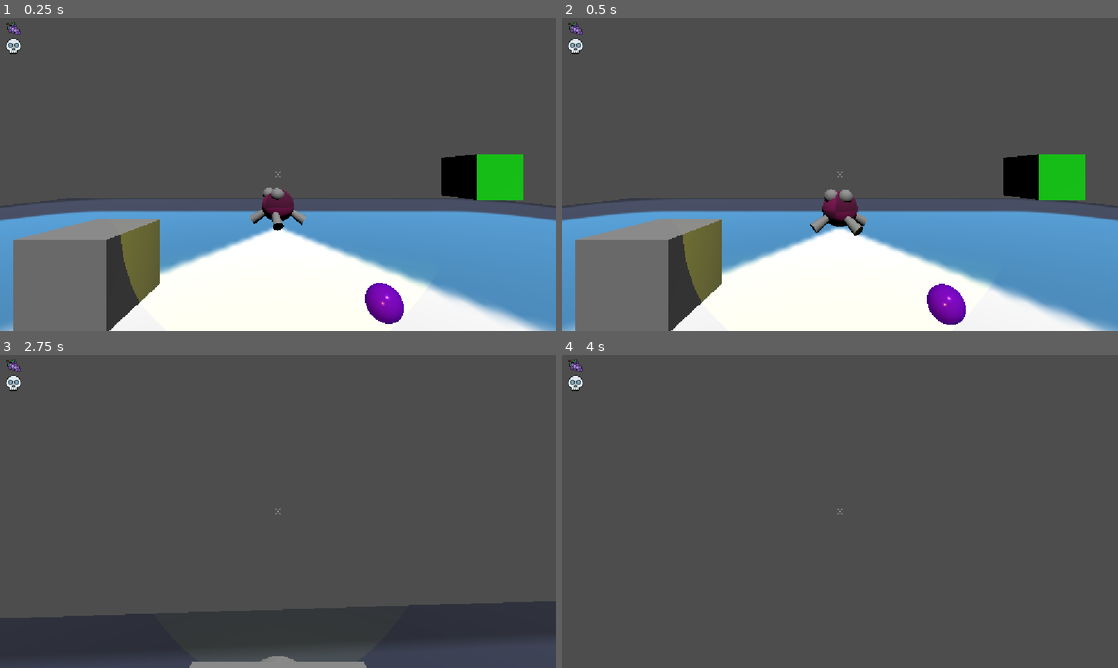
Above: before the commit, frames 1-4 (two rows, left to right).
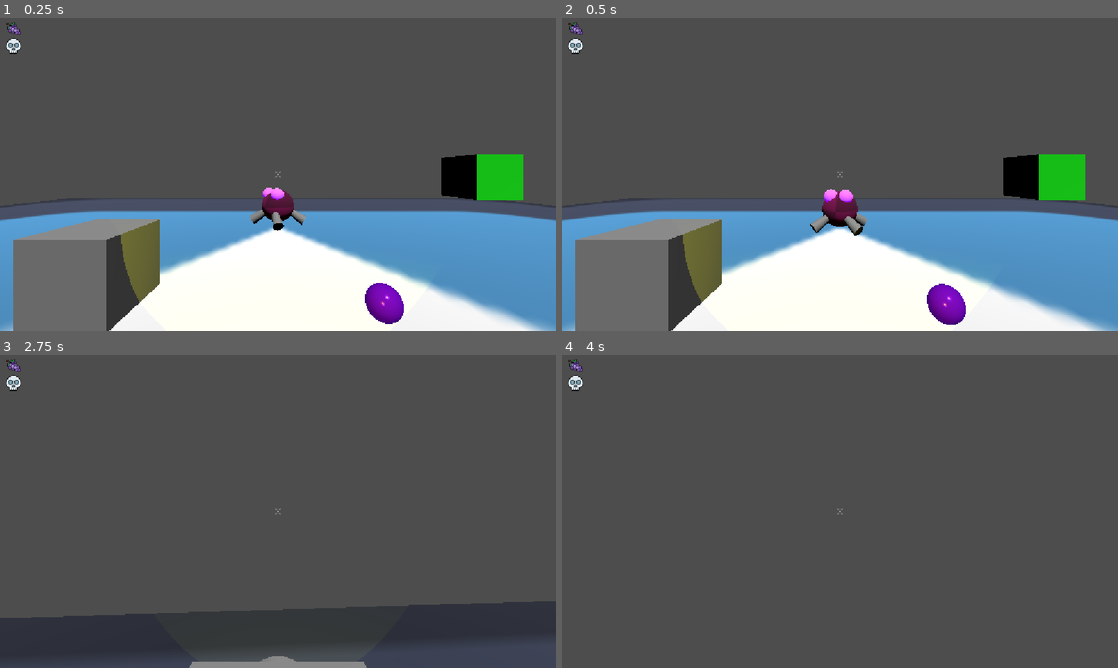
Above: after the commit, the same moments.

Repository: BrokHoly/spark-them-all
Game: Godot game, scene res://levels/sand_box.tscn
The game is run twice, just before and just after one commit, with the same random seed, the same clock (stepped at 60 frames per second) and the same inputs. The engine's default icon, where the game draws it, is replaced by a stand-in: a white triangle on a blue panel in a dark square.
Inputs (mouse positions are in pixels of both pictures, inside the frame that each line leads up to):
- Up to frame 1 (0.25 s): no input
- Up to frame 2 (0.5 s): no input
- Up to frame 3 (2.75 s): move the mouse to (305, 511) at 0.52 s; press the mouse at (305, 511) at 0.53 s; hold W (move_forward) from 0.53 s (still down); tap Space (jump) at 0.77, 1.52 s; move the mouse to (250, 511) at 1.27 s; release the mouse at (250, 511) at 1.28 s; tap F (interact) at 1.35 s; move the mouse to (289, 505) at 2.02 s; hold Ctrl (sprint) from 2.03 s (still down)
- Up to frame 4 (4 s): keep holding W (move_forward); move the mouse to (834, 517) at 2.77 s; release Ctrl (sprint) at 2.78 s; click (834, 517) at 2.85 s; tap Space (jump) at 3.02, 3.77 s; tap Enter at 3.5 s; move the mouse to (878, 514) at 3.52 s; hold F (interact) from 3.53 s (still down)

The runs differ from the first frame. In frame 1, 0.1% of the frame differs, in the area x 47-70%, y 54-92%; in frame 2, 0.1%, in the area x 47-70%, y 54-93%; in frame 3, less than 0.1%; in frame 4, nothing differs.

Commit message:
cave generated + mood

Diff:
--- a/characters/enemies/boular/boular.tscn
+++ b/characters/enemies/boular/boular.tscn
@@ -5,6 +5,9 @@
 
 [sub_resource type="StandardMaterial3D" id="StandardMaterial3D_pxy76"]
 albedo_texture = ExtResource("1_2pe26")
+emission_enabled = true
+emission = Color(0.6039216, 0, 0, 1)
+emission_energy_multiplier = 0.1
 
 [sub_resource type="SphereMesh" id="SphereMesh_fwgws"]
 
@@ -12,6 +15,11 @@
 top_radius = 0.1
 bottom_radius = 0.15
 height = 0.5
+
+[sub_resource type="StandardMaterial3D" id="StandardMaterial3D_fwgws"]
+albedo_color = Color(1, 0.5372549, 1, 1)
+emission_enabled = true
+emission = Color(0.6117647, 0, 1, 1)
 
 [sub_resource type="SphereMesh" id="SphereMesh_2pe26"]
 radius = 0.2
@@ -50,10 +58,12 @@
 
 [node name="EyeL" type="MeshInstance3D" parent="BodyMesh" unique_id=352968458]
 transform = Transform3D(1, 0, 0, 0, 1, 0, 0, 0, 1, -0.19907331, 0.95804226, -0.19861281)
+material_override = SubResource("StandardMaterial3D_fwgws")
 mesh = SubResource("SphereMesh_2pe26")
 
 [node name="EyeR" type="MeshInstance3D" parent="BodyMesh" unique_id=1814278732]
 transform = Transform3D(1, 0, 0, 0, 1, 0, 0, 0, 1, 0.199, 0.958, -0.199)
+material_override = SubResource("StandardMaterial3D_fwgws")
 mesh = SubResource("SphereMesh_2pe26")
 
 [node name="CollisionShape3D" type="CollisionShape3D" parent="." unique_id=25391629]
--- a/characters/player/player.tscn
+++ b/characters/player/player.tscn
@@ -101,4 +101,10 @@
 
 [node name="DevControls" parent="." unique_id=1168557151 instance=ExtResource("5_ixbpm")]
 
+[node name="OmniLight3D" type="OmniLight3D" parent="." unique_id=1370380067]
+transform = Transform3D(1, 0, 0, 0, 1, 0, 0, 0, 1, 0, 1, 0)
+light_color = Color(0.5251013, 0.5251013, 0.5251013, 1)
+omni_range = 3.0
+omni_attenuation = 0.5
+
 [connection signal="dev_quit" from="Hud" to="DevControls" method="_on_hud_dev_quit"]
--- a/levels/cave_level.gd
+++ b/levels/cave_level.gd
@@ -1,17 +1,22 @@
 extends Node3D
-
 
 var CAVE_LEVEL = 0
 
-var total_enemies
+var total_enemies: int = 0
 var enemies_killed: int = 0
 
 var spawning = false
+
+@onready var nav_region: NavigationRegion3D = $NavigationRegion3D
+@onready var terrain: Node3D = $Terrain
 
 #Later, repalce that with a log calculation in calc_total_enemies().
 const ENEMIES_BY_LEVELS = [20, 40, 80]
 
 func _ready():
+	terrain.generate_terrain()
+	await get_tree().process_frame
+	nav_region.bake_navigation_mesh()
 	calc_total_enemies()
 	#When spawning an ennemy, do not forget to add it the _on-enemy_killed signal.
 	#ennemy.killed.connect(_on_enemy_killed)
@@ -27,11 +32,7 @@
 
 func _complete_level():
 	print("LEVEL COMPLETE!")
-	# Here you can:
-	# 1. Notify GameManager
-	# 2. Spawn the trampoline / portal
-	# 3. Play animation or sound
-
+	# Spawn the trampoline / portal
 
 func calc_total_enemies():
 	total_enemies = ENEMIES_BY_LEVELS[clamp(CAVE_LEVEL,1,3)-1]
--- a/levels/cave_level.tscn
+++ b/levels/cave_level.tscn
@@ -1,11 +1,48 @@
 [gd_scene format=3 uid="uid://hfd1iac048ca"]
 
-[ext_resource type="Script" path="res://levels/cave_level.gd" id="1_24gdw"]
+[ext_resource type="Script" uid="uid://couqw1sdcn8r5" path="res://levels/cave_level.gd" id="1_24gdw"]
+[ext_resource type="Script" uid="uid://cq2whxd1plk5e" path="res://levels/terrain.gd" id="2_uydmx"]
+[ext_resource type="PackedScene" uid="uid://crhr55ln80al5" path="res://characters/player/player.tscn" id="3_pxfda"]
+[ext_resource type="PackedScene" uid="uid://bx4penw8dnaux" path="res://characters/enemies/boular/boular.tscn" id="4_llkrk"]
 
 [sub_resource type="NavigationMesh" id="NavigationMesh_24gdw"]
+agent_height = 1.0
+
+[sub_resource type="HeightMapShape3D" id="HeightMapShape3D_24gdw"]
+
+[sub_resource type="Environment" id="Environment_pxfda"]
+ambient_light_source = 2
+ambient_light_color = Color(0.078431375, 0, 0.47058824, 1)
+ambient_light_energy = 0.1
+fog_enabled = true
+volumetric_fog_length = 190.68
+volumetric_fog_detail_spread = 6.0
 
 [node name="CaveLevel" type="Node3D" unique_id=1577445724]
 script = ExtResource("1_24gdw")
 
+[node name="Player" parent="." unique_id=1134144444 instance=ExtResource("3_pxfda")]
+transform = Transform3D(1, 0, 0, 0, 1, 0, 0, 0, 1, 0, 0.1, 0)
+
 [node name="NavigationRegion3D" type="NavigationRegion3D" parent="." unique_id=497483500]
 navigation_mesh = SubResource("NavigationMesh_24gdw")
+
+[node name="Terrain" type="Node3D" parent="." unique_id=480917273]
+script = ExtResource("2_uydmx")
+
+[node name="MeshInstance3DMirorred" type="MeshInstance3D" parent="Terrain" unique_id=1782270777]
+
+[node name="MeshInstance3D" type="MeshInstance3D" parent="Terrain" unique_id=175348464]
+
+[node name="StaticBody3D" type="StaticBody3D" parent="Terrain" unique_id=1416959252]
+collision_mask = 7
+
+[node name="CollisionShape3D" type="CollisionShape3D" parent="Terrain/StaticBody3D" unique_id=1623253011]
+shape = SubResource("HeightMapShape3D_24gdw")
+
+[node name="WorldEnvironment" type="WorldEnvironment" parent="." unique_id=1295934623]
+environment = SubResource("Environment_pxfda")
+
+[node name="Boular" parent="." unique_id=1503704684 node_paths=PackedStringArray("player") instance=ExtResource("4_llkrk")]
+transform = Transform3D(1, 0, 0, 0, 1, 0, 0, 0, 1, 0, 0.57382584, -10.029104)
+player = NodePath("../Player")
--- /dev/null
+++ b/levels/terrain.gd
@@ -0,0 +1,135 @@
+extends Node3D
+
+@onready var mesh_instance: MeshInstance3D = $MeshInstance3D
+@onready var mesh_mirrored: MeshInstance3D = $MeshInstance3DMirorred
+@onready var collision_shape: CollisionShape3D = $StaticBody3D/CollisionShape3D
+
+const SIZE = 1000
+const RESOLUTION = 100
+const HEIGHT_SCALE = 5.0
+const FLAT_RADIUS = 50.0        # radius around origin that stays flat
+const CEILING_HEIGHT = 75.0     # vertical offset of the ceiling mesh
+
+var noise := FastNoiseLite.new()
+
+func _ready():
+	noise.seed = randi()
+	noise.frequency = 0.05
+	generate_terrain()
+
+func generate_terrain():
+	var st = SurfaceTool.new()
+	st.begin(Mesh.PRIMITIVE_TRIANGLES)
+
+	var step = float(SIZE) / float(RESOLUTION)
+	var half = SIZE / 2.0
+
+	for i in range(RESOLUTION):
+		for j in range(RESOLUTION):
+			var x = -half + i * step
+			var z = -half + j * step
+			add_quad(st, x, z, step)
+
+	st.generate_normals()
+	var mesh = st.commit()
+	mesh_instance.mesh = mesh
+
+	# Mirrored ceiling
+	var st_mirror = SurfaceTool.new()
+	st_mirror.begin(Mesh.PRIMITIVE_TRIANGLES)
+
+	for i in range(RESOLUTION):
+		for j in range(RESOLUTION):
+			var x = -half + i * step
+			var z = -half + j * step
+			add_quad_flipped(st_mirror, x, z, step)
+
+	st_mirror.generate_normals()
+	mesh_mirrored.mesh = st_mirror.commit()
+	mesh_mirrored.translate(Vector3(0.0, CEILING_HEIGHT, 0.0))
+
+	var shape = mesh.create_trimesh_shape()
+	collision_shape.shape = shape
+
+	_generate_walls()
+
+func get_height(x: float, z: float) -> float:
+	var dist = Vector2(x, z).length()
+	if dist < FLAT_RADIUS:
+		return 0.0
+	var height = noise.get_noise_2d(x, z)
+	if height >= 0.45:
+		return 100.0
+	return height * HEIGHT_SCALE
+
+func _generate_walls():
+	var half = SIZE / 2.0
+	var wall_height = CEILING_HEIGHT*2
+
+	# Four edges: -X, +X, -Z, +Z
+	var walls = [
+		{"from": Vector3(-half, 0, -half), "to": Vector3(-half, 0,  half), "normal": Vector3( 1, 0, 0)},
+		{"from": Vector3( half, 0,  half), "to": Vector3( half, 0, -half), "normal": Vector3(-1, 0, 0)},
+		{"from": Vector3( half, 0, -half), "to": Vector3(-half, 0, -half), "normal": Vector3( 0, 0, 1)},
+		{"from": Vector3(-half, 0,  half), "to": Vector3( half, 0,  half), "normal": Vector3( 0, 0,-1)},
+	]
+
+	for wall in walls:
+		var st = SurfaceTool.new()
+		st.begin(Mesh.PRIMITIVE_TRIANGLES)
+
+		var a = wall["from"]
+		var b = wall["to"]
+
+		var v00 = Vector3(a.x, 0,           a.z)
+		var v10 = Vector3(b.x, 0,           b.z)
+		var v01 = Vector3(a.x, wall_height, a.z)
+		var v11 = Vector3(b.x, wall_height, b.z)
+
+		st.add_vertex(v00); st.add_vertex(v10); st.add_vertex(v11)
+		st.add_vertex(v00); st.add_vertex(v11); st.add_vertex(v01)
+
+		st.generate_normals()
+		var wall_mesh_instance = MeshInstance3D.new()
+		wall_mesh_instance.mesh = st.commit()
+		add_child(wall_mesh_instance)
+
+		# Collision for wall
+		var static_body = StaticBody3D.new()
+		var col = CollisionShape3D.new()
+		var box = BoxShape3D.new()
+		# Thin box along the wall
+		var is_x_wall = (a.x == b.x)
+		if is_x_wall:
+			box.size = Vector3(1.0, wall_height, SIZE)
+			static_body.position = Vector3(a.x, wall_height * 0.5, 0)
+		else:
+			box.size = Vector3(SIZE, wall_height, 1.0)
+			static_body.position = Vector3(0, wall_height * 0.5, a.z)
+		col.shape = box
+		static_body.add_child(col)
+		add_child(static_body)
+
+func add_quad_flipped(st: SurfaceTool, x: float, z: float, step: float):
+	var x0 = x; var x1 = x + step
+	var z0 = z; var z1 = z + step
+
+	var v00 = Vector3(x0, -get_height(x0, z0), z0)
+	var v10 = Vector3(x1, -get_height(x1, z0), z0)
+	var v01 = Vector3(x0, -get_height(x0, z1), z1)
+	var v11 = Vector3(x1, -get_height(x1, z1), z1)
+
+	st.add_vertex(v00); st.add_vertex(v11); st.add_vertex(v10)
+	st.add_vertex(v00); st.add_vertex(v01); st.add_vertex(v11)
+
+func add_quad(st: SurfaceTool, x: float, z: float, step: float):
+	var x0 = x; var x1 = x + step
+	var z0 = z; var z1 = z + step
+
+	var v00 = Vector3(x0, get_height(x0, z0), z0)
+	var v10 = Vector3(x1, get_height(x1, z0), z0)
+	var v01 = Vector3(x0, get_height(x0, z1), z1)
+	var v11 = Vector3(x1, get_height(x1, z1), z1)
+
+	st.add_vertex(v00); st.add_vertex(v10); st.add_vertex(v11)
+	st.add_vertex(v00); st.add_vertex(v11); st.add_vertex(v01)
Not shown, added: levels/terrain.gd.uid
